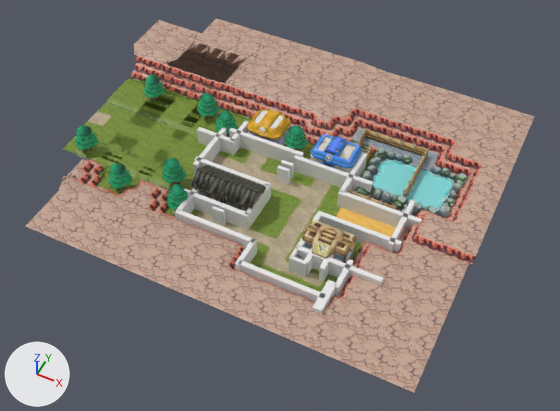
The glTF model public/models/Town.glb as it was, and as the next commit left it.
The view is the same before and after, from a camera (50 mm lens) standing at (105.0, -198.0, 242.0) and looking at (6.0, 1.0, -7.0). The axes (+X, +Y, +Z) are drawn at lower left. The lights are the same throughout. Where no turn or scale is listed for an object, it has been applied to the vertices. Vertices at the same position are counted once.
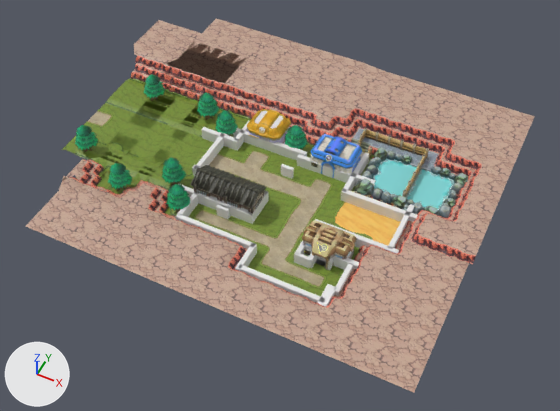
The newer file is also turned or shifted as a whole; pictures and numbers use the older file's frame.

Location of each change, [x1, y1, x2, y2] in pixels of the pictures (560 x 411 px):
'COLL_All10', mesh moved: before [337, 191, 422, 227]; after [341, 190, 418, 222]
'COLL_All28', mesh moved: before [293, 155, 373, 192]; after [297, 154, 375, 186]
'COLL_All13', mesh moved: before [229, 128, 304, 163]; after [233, 128, 307, 161]
'COLL_All23', mesh moved: before [317, 210, 402, 252]; after [315, 219, 399, 253]
'COLL_All21', mesh moved: before [184, 189, 249, 229]; after [180, 184, 252, 224]
'COLL_All22', mesh moved: before [295, 245, 383, 285]; after [303, 243, 359, 270]
'COLL_All5', mesh moved: before [239, 261, 326, 302]; after [240, 264, 325, 303]
'COLL_All6', mesh moved: before [175, 209, 256, 248]; after [176, 213, 253, 249]
'COLL_All14', mesh moved: before [197, 127, 236, 155]; after [201, 127, 239, 151]
'COLL_All16', mesh moved: before [193, 128, 227, 176]; after [193, 133, 227, 176]
'COLL_All7', mesh moved: before [312, 280, 337, 314]; after [317, 284, 337, 306]
'COLL_All11', mesh moved: before [339, 153, 367, 193]; after [342, 152, 369, 192]
'COLL_All1', mesh moved: before [387, 200, 415, 252]; after [388, 204, 414, 248]
'COLL_All18', mesh moved: before [289, 255, 307, 277]; after [294, 252, 311, 269]
'COLL_All3', mesh moved: before [235, 238, 257, 271]; after [235, 242, 257, 271]
'COLL_All27', mesh rescaled: before [245, 184, 270, 228]; after [248, 191, 269, 224]
'COLL_All2', mesh moved: before [176, 188, 199, 214]; after [177, 193, 198, 217]
'COLL_All4', mesh moved: before [335, 259, 353, 296]; after [334, 264, 353, 296]
'COLL_All17', mesh moved: before [277, 165, 290, 184]; after [281, 164, 294, 179]
'COLL_All19', mesh moved: before [212, 206, 226, 225]; after [216, 205, 230, 219]
'COLL_All15', mesh moved: before [230, 121, 249, 152]; after [234, 121, 249, 148]
'COLL_All26', mesh moved: before [304, 248, 313, 275]; after [309, 252, 317, 268]
'COLL_All24', mesh moved: before [297, 214, 321, 247]; after [295, 240, 305, 255]
'COLL_All17.001', deleted: before [281, 160, 294, 179]
'COLL_All29', deleted: before [291, 247, 298, 258]

The change, as a list of edits to the scene's bpy script:
```text
Change me_cube:
    where me_cube.from_pydata(...)  # 8 vertices, 12 faces; spans x 58.1..60.1, y -9.6..15.8, z 0.1..8.5
    me_cube part 1: the whole mesh is moved by (0.0, 0.0, -2.7)
Change me_cube_001:
    where me_cube_001.from_pydata(...)  # 8 vertices, 12 faces; spans x -24.31..-22.31, y -31.41..-17.51, z 0.13..8.46
    me_cube_001 part 2: the whole mesh is moved by (0.0, 0.0, -2.65)
Change me_cube_002:
    where me_cube_002.from_pydata(...)  # 8 vertices, 12 faces; spans x 9.82..11.82, y -44.82..-30.92, z 0.13..8.46
    me_cube_002 part 3: the whole mesh is moved by (0.0, 0.0, -2.65)
Change me_cube_003:
    where me_cube_003.from_pydata(...)  # 8 vertices, 12 faces; spans x 47.52..49.52, y -37.57..-23.68, z 0.13..8.46
    me_cube_003 part 4: the whole mesh is moved by (0.0, 0.0, -2.65)
Change me_cube_004:
    where me_cube_004.from_pydata(...)  # 8 vertices, 12 faces; spans x 10.9..46.5, y -44.4..-42.4, z 0.1..8.5
    me_cube_004 part 5: the whole mesh is moved by (0.0, 0.0, -2.7)
Change me_cube_005:
    where me_cube_005.from_pydata(...)  # 8 vertices, 12 faces; spans x -24.1..11.5, y -32.9..-30.9, z 0.1..8.5
    me_cube_005 part 6: the whole mesh is moved by (0.0, 0.0, -2.7)
Change me_cube_006:
    where me_cube_006.from_pydata(...)  # 8 vertices, 12 faces; spans x 44.45..48.11, y -49.77..-35.87, z 0.13..8.46
    me_cube_006 part 7: the whole mesh is moved by (0.0, 0.0, -2.65)
Change me_cube_009:
    where me_cube_009.from_pydata(...)  # 8 vertices, 12 faces; spans x 30.1..65.7, y 5.9..7.9, z 0.1..8.5
    me_cube_009 part 8: the whole mesh is moved by (0.0, 3.6, -2.7)
Change me_cube_010:
    where me_cube_010.from_pydata(...)  # 8 vertices, 12 faces; spans x 30.1..32.1, y 7.1..32.5, z 0.1..8.5
    me_cube_010 part 9: the whole mesh is moved by (0.0, 3.1, -2.7)
Change me_cube_012:
    where me_cube_012.from_pydata(...)  # 8 vertices, 12 faces; spans x -28.1..7.4, y 18.8..20.8, z 0.1..8.5
    me_cube_012 part 10: the whole mesh is moved by (0.0, 3.6, -2.7)
Change me_cube_013:
    where me_cube_013.from_pydata(...)  # 8 vertices, 12 faces; spans x -40.9..-22.9, y 12.9..14.9, z 0.1..8.5
    me_cube_013 part 11: the whole mesh is moved by (0.0, 3.4, -2.7)
Change me_cube_014:
    where me_cube_014.from_pydata(...)  # 8 vertices, 12 faces; spans x -24.88..-22.88, y 13.8..27.69, z 0.13..8.46
    me_cube_014 part 12: the whole mesh is moved by (0.0, 3.36, -2.65)
Change me_cube_015:
    where me_cube_015.from_pydata(...)  # 8 vertices, 12 faces; spans x -31.7..-29.7, y -6.1..19.2, z 0.1..8.5
    me_cube_015 part 13: the whole mesh is moved by (0.0, 0.0, -2.7)
Change me_cube_016:
    where me_cube_016.from_pydata(...)  # 8 vertices, 12 faces; spans x 26.7..62.3, y -8.3..-6.3, z 0.1..8.5
    me_cube_016 part 14: the whole mesh is moved by (0.0, -2.4, -2.7)
Change me_cube_017:
    where me_cube_017.from_pydata(...)  # 8 vertices, 12 faces; spans x -31.1..4.4, y -22.0..-20.0, z 0.1..8.5
    me_cube_017 part 15: the whole mesh is moved by (0.0, 3.4, -2.7)
Change me_cube_019:
    where me_cube_019.from_pydata(...)  # 8 vertices, 12 faces; spans x 2.4..4.4, y -21.0..-2.6, z 0.1..8.5
    me_cube_019 part 16: the whole mesh is scaled about its middle by (1, 0.791, 1), then moved by (0.0, 0.5, -2.7)
Change me_cube_020:
    where me_cube_020.from_pydata(...)  # 8 vertices, 12 faces; spans x 26.9..28.9, y -27.1..-9.1, z 0.1..8.5
    me_cube_020 part 17: the whole mesh is moved by (0.0, -1.6, -2.7)
Change me_cube_021:
    where me_cube_021.from_pydata(...)  # 8 vertices, 12 faces; spans x 26.7..62.3, y -28.0..-26.0, z 0.1..8.5
    me_cube_021 part 18: the whole mesh is moved by (0.9, 4.8, -2.7)
Change me_cube_022:
    where me_cube_022.from_pydata(...)  # 8 vertices, 12 faces; spans x 32.54..34.54, y -32.1..-18.21, z 0.11..8.44
    me_cube_022 part 19: the whole mesh is moved by (0.0, 3.74, -2.65)
Change me_cube_024:
    where me_cube_024.from_pydata(...)  # 8 vertices, 12 faces; spans x -12.11..-6.8, y -24.34..-23.02, z 0.13..8.46
    me_cube_024 part 20: the whole mesh is moved by (0.0, 3.38, -2.65)
Change me_cube_025:
    where me_cube_025.from_pydata(...)  # 8 vertices, 12 faces; spans x 25.55..32.45, y -33.21..-31.89, z 0.13..8.46
    me_cube_025 part 21: the whole mesh is moved by (0.0, 4.4, -2.65)
Change me_cube_026:
    where me_cube_026.from_pydata(...)  # 8 vertices, 12 faces; spans x 1.19..6.5, y 7.74..9.35, z 0.13..8.46
    me_cube_026 part 22: the whole mesh is moved by (0.0, 3.8, -2.65)
Change me_cube_007:
    where me_cube_007.from_pydata(...)  # 8 vertices, 12 faces; spans x 8.1..43.6, y 16.2..18.2, z 0.1..8.5
    me_cube_007 part 23: the whole mesh is moved by (0.0, 3.6, -2.7)
Remove ob_coll_all29:
    ob_coll_all29 = bpy.data.objects.new('COLL_All29', me_cube_008)
Remove ob_coll_all17_001:
    ob_coll_all17_001 = bpy.data.objects.new('COLL_All17.001', me_cube_027)
```
